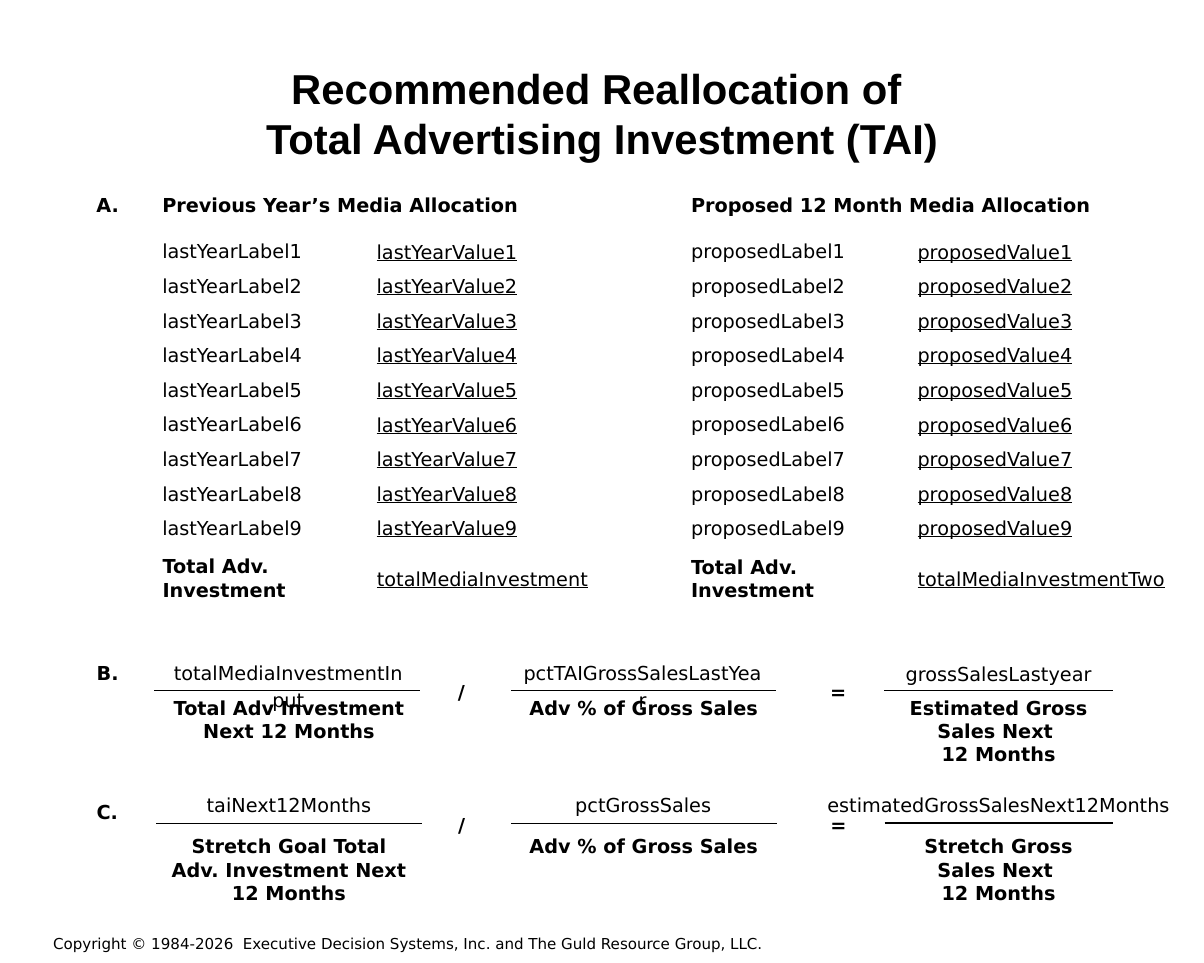
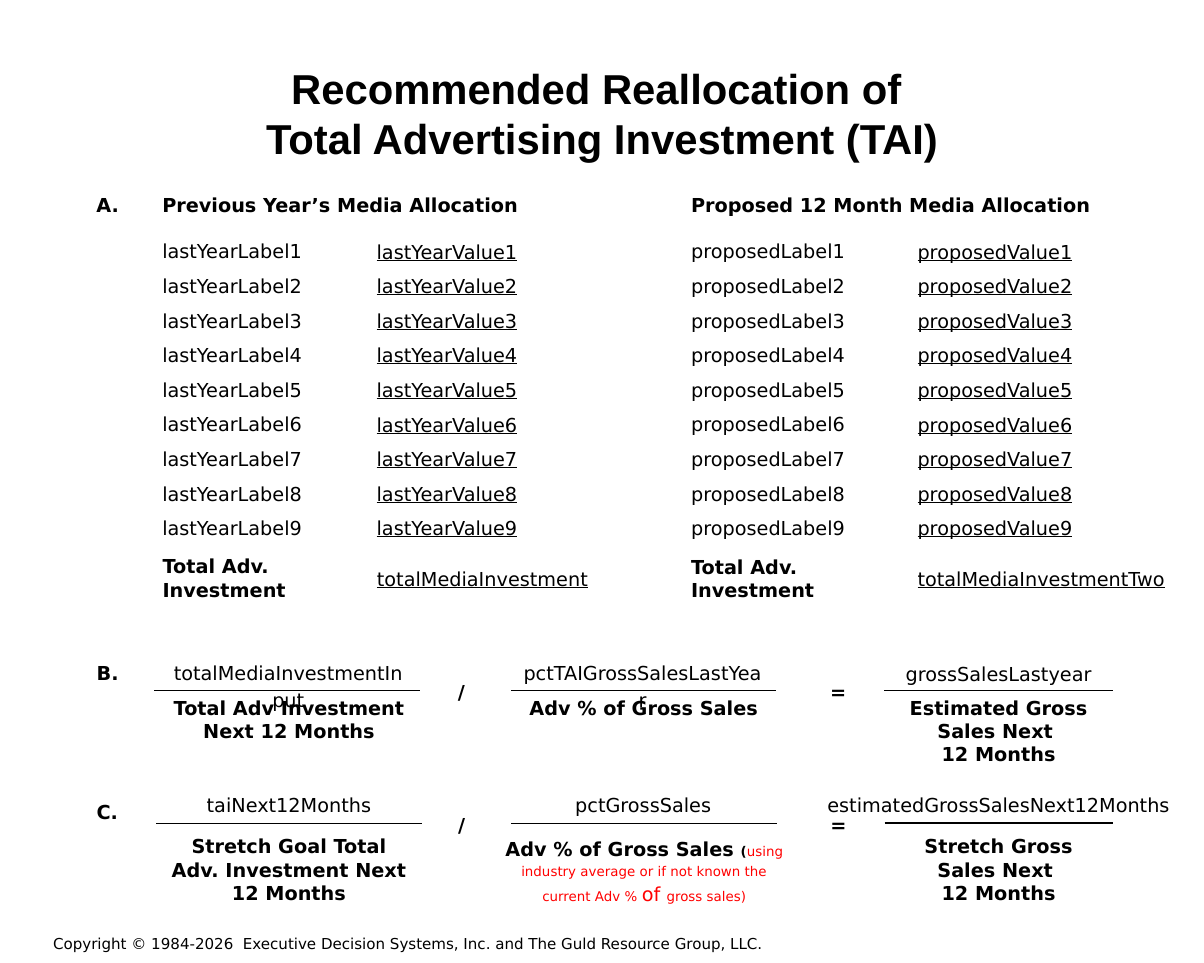
Before and after one commit to hintonandrew510/wizardfrontend, a slide deck: slide 11 of mavenprojectSCR/src/main/resources/powerpointtemplate/tvTemplate.pptx. Drawn at 1204x963 pixels with LibreOffice and Linux fonts; fonts in the diff are those of the drawing; background and template pictures are left out. Boxes give left, top, right and bottom in pixels: in the first picture for what was removed or moved away, otherwise in the second. Text is boxed around its words. In the diff, an @@ line names an element or a change of style, - is before the commit and + after.

```diff
--- a/mavenprojectSCR/src/main/resources/powerpointtemplate/tvTemplate.pptx
+++ b/mavenprojectSCR/src/main/resources/powerpointtemplate/tvTemplate.pptx
@@ text at (505, 841, 783, 904): text changed; size 11.5 to 8 pt; text colour #000000 to #FF0000; bold off @@
-Adv % of Gross Sales
+Adv % of Gross Sales (using industry average or if not known the current Adv % of gross sales)
```
Also in this commit, not shown: 2 other slides changed, 6 other files.
